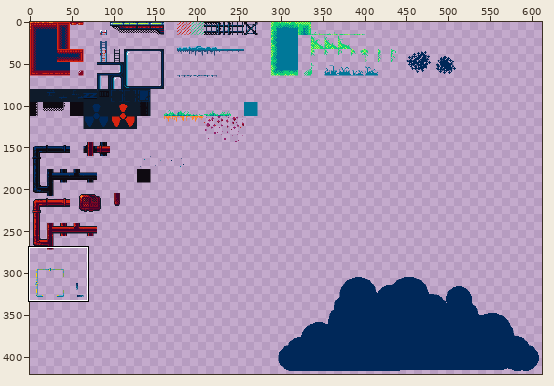
Two versions of one pixel-art file, res/atlas/world.aseprite. Above, an overview of the earlier version with the close-up marked.
Close-up. Old version:
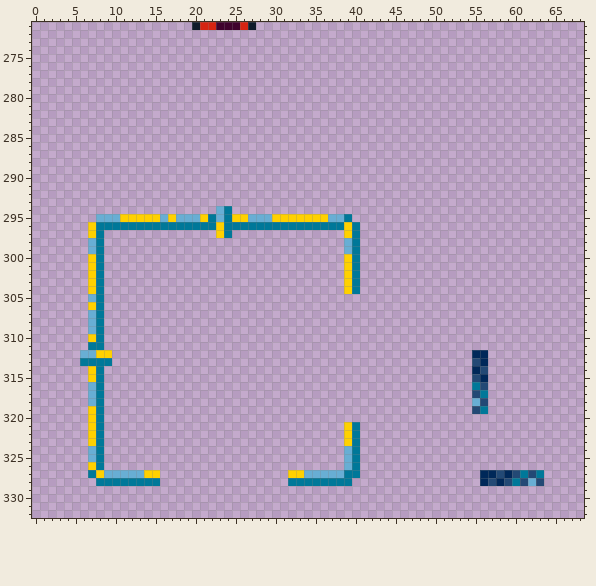
640x512 pixels, 1 frame. Shown: x 0..68, y 271..332. The wide view leaves out empty margins.
The result:
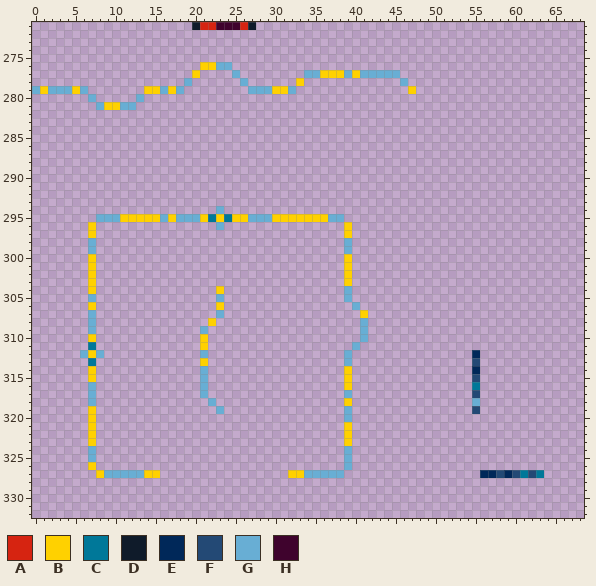
Palette (. is transparent): A #d62411  B #ffd100  C #007899  D #0f1b2a  E #002859  F #234975  G #68aed4  H #3f032d
Changes in this commit:
Changed rows in their new state; - is an unchanged pixel.
first column x 0:
276 ---------------------BBGG-----------------------
277 --------------------B----G--------GGBBBGBGGGGG--
278 -------------------G------G------B------------G-
279 GBGGGBG-------BBGBG--------GGGBBG--------------B
280 -------G-----G----------------------------------
281 --------GBBGG-----------------------------------
first column x 6:
294 ------------------.---------------------------------------
295 -----------------B---------------.------------------------
296 --...............G...............-.-----------------------
297 --.--------------..---------------.-----------------------
298 --.-------------------------------.-----------------------
299 --.-------------------------------.-----------------------
300 --.-------------------------------.-----------------------
301 --.-------------------------------.-----------------------
302 --.-------------------------------.-----------------------
303 --.-------------------------------.-----------------------
304 --.--------------B---------------G.-----------------------
305 --.--------------G---------------G------------------------
306 --.--------------B----------------G-----------------------
307 --.--------------G-----------------B----------------------
308 --.-------------B------------------G----------------------
309 --.------------G-------------------G----------------------
310 --.------------B-------------------G----------------------
311 --.------------B------------------G-----------------------
312 -BG.-----------G-----------------G----------------.-------
313 .-..-----------B-----------------G----------------.-------
314 --.------------G-----------------B----------------.-------
315 --.------------G-----------------B----------------.-------
316 --.------------G-----------------B----------------.-------
317 --.------------G-----------------G----------------.-------
318 --.-------------G----------------B----------------.-------
319 --.--------------G---------------G----------------.-------
320 --.------------------------------G------------------------
321 --.-------------------------------.-----------------------
322 --.-------------------------------.-----------------------
323 --.-------------------------------.-----------------------
324 --.-------------------------------.-----------------------
325 --.-------------------------------.-----------------------
326 --.-------------------------------.-----------------------
327 -.-------------------------------..-----------------------
328 --........----------------........----------------........
